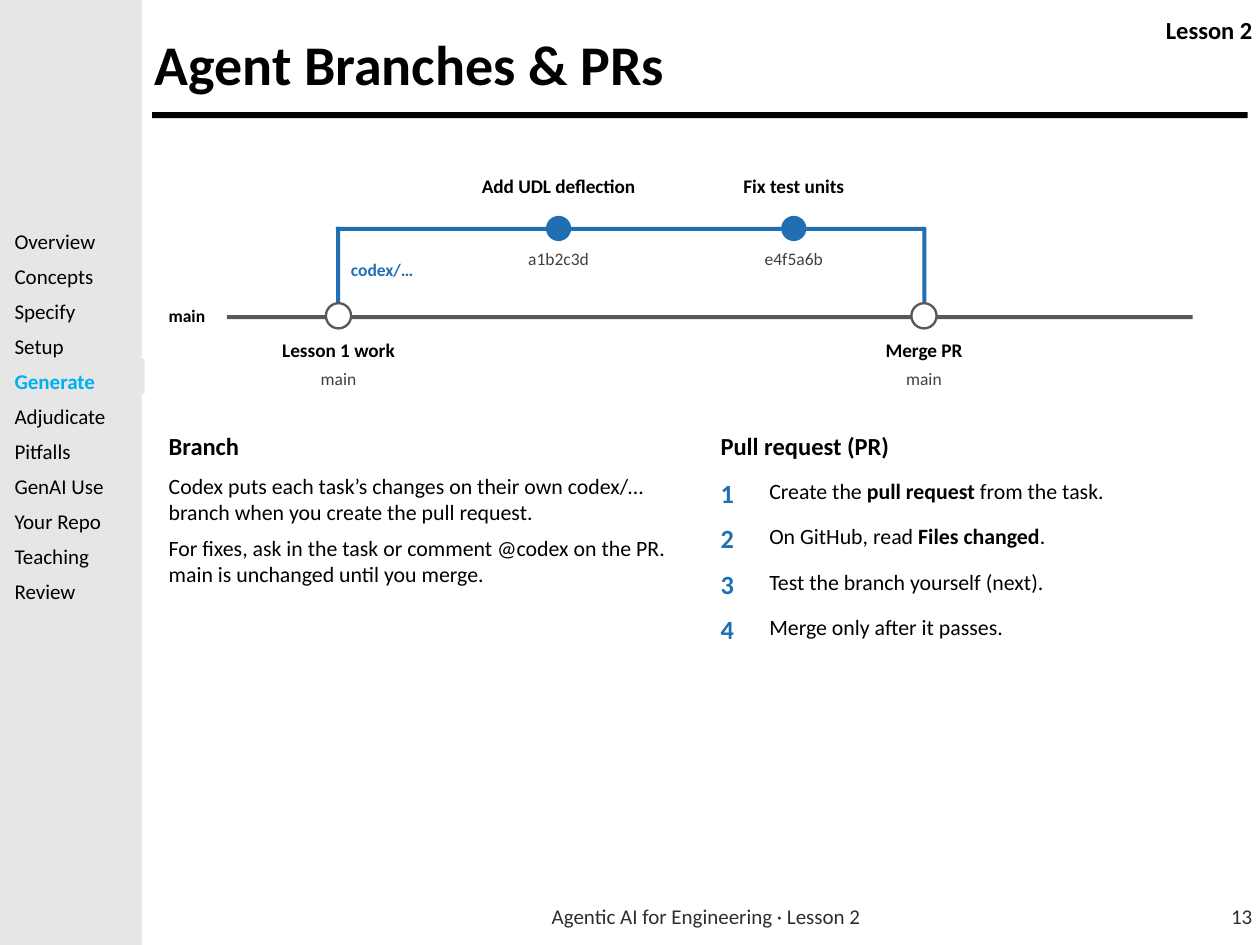
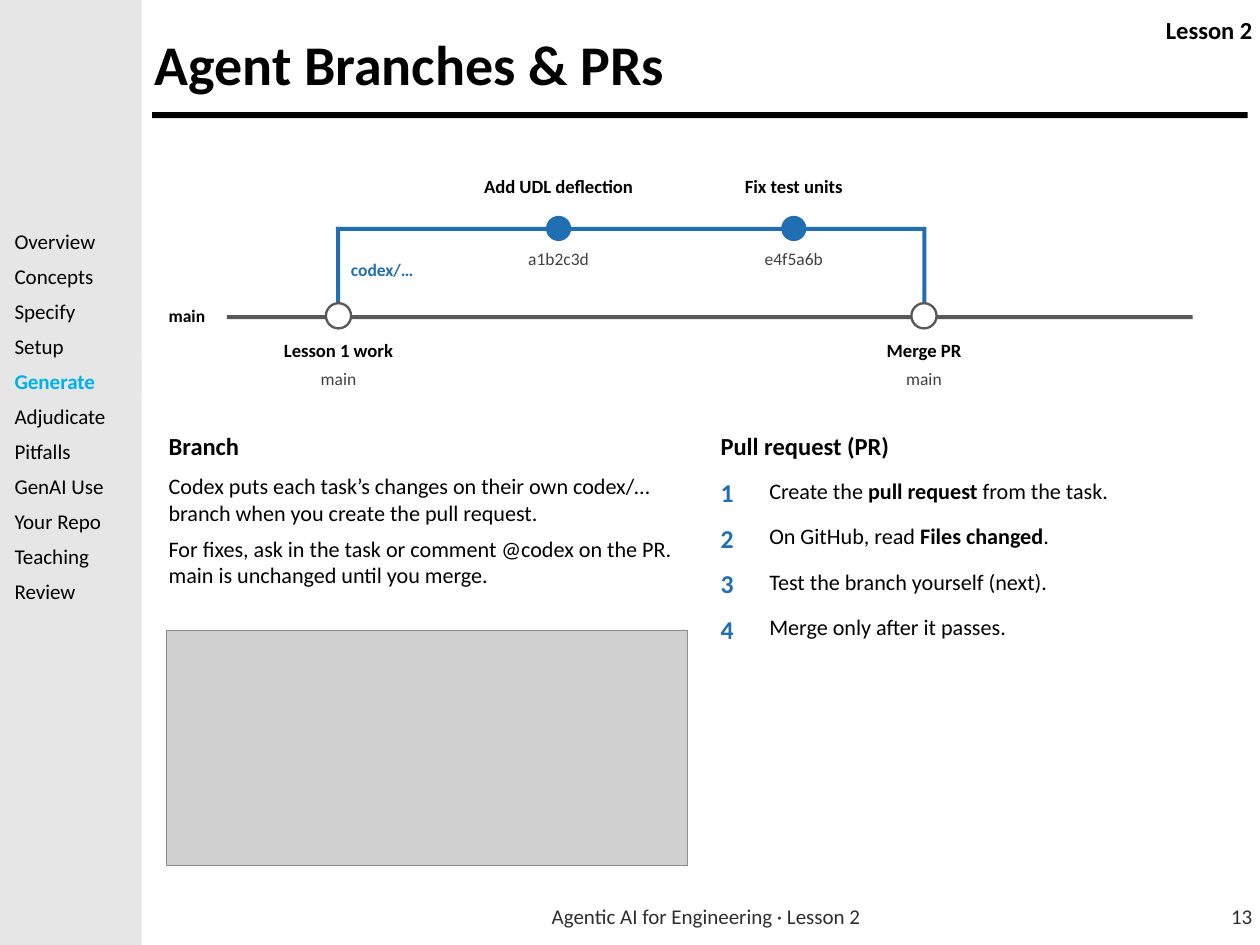
Before and after one commit to usafa-dfas/Agentic-AI-for-Engineering, a slide deck: slide 13 of Lesson Material/LSN 2 - Introduction to Agentic AI for Coding/Agentic_AI_for_Engineering_Lesson_2.pptx. Drawn at 1260x945 pixels with LibreOffice and Linux fonts; fonts in the diff are those of the drawing; grey boxes stand for pictures; background and template pictures are left out. Boxes give left, top, right and bottom in pixels: in the first picture for what was removed or moved away, otherwise in the second. Text is boxed around its words. In the diff, an @@ line names an element or a change of style, - is before the commit and + after.

```diff
--- a/Lesson Material/LSN 2 - Introduction to Agentic AI for Coding/Agentic_AI_for_Engineering_Lesson_2.pptx
+++ b/Lesson Material/LSN 2 - Introduction to Agentic AI for Coding/Agentic_AI_for_Engineering_Lesson_2.pptx
@@ size 16.5 to 16 pt in 4 elements at bbox=[284, 344, 393, 357], bbox=[887, 345, 961, 360], bbox=[484, 180, 633, 193], bbox=[745, 180, 842, 193] @@
@@ size 18.8 to 19 pt in 5 elements at bbox=[169, 478, 671, 587], bbox=[769, 483, 1108, 503], bbox=[769, 528, 1049, 548], bbox=[769, 574, 1047, 594], bbox=[769, 619, 1006, 639] @@
@@ picture added at bbox=[166, 630, 687, 865] @@
```
Also in this commit, not shown: 17 other slides changed, 3 other files.
